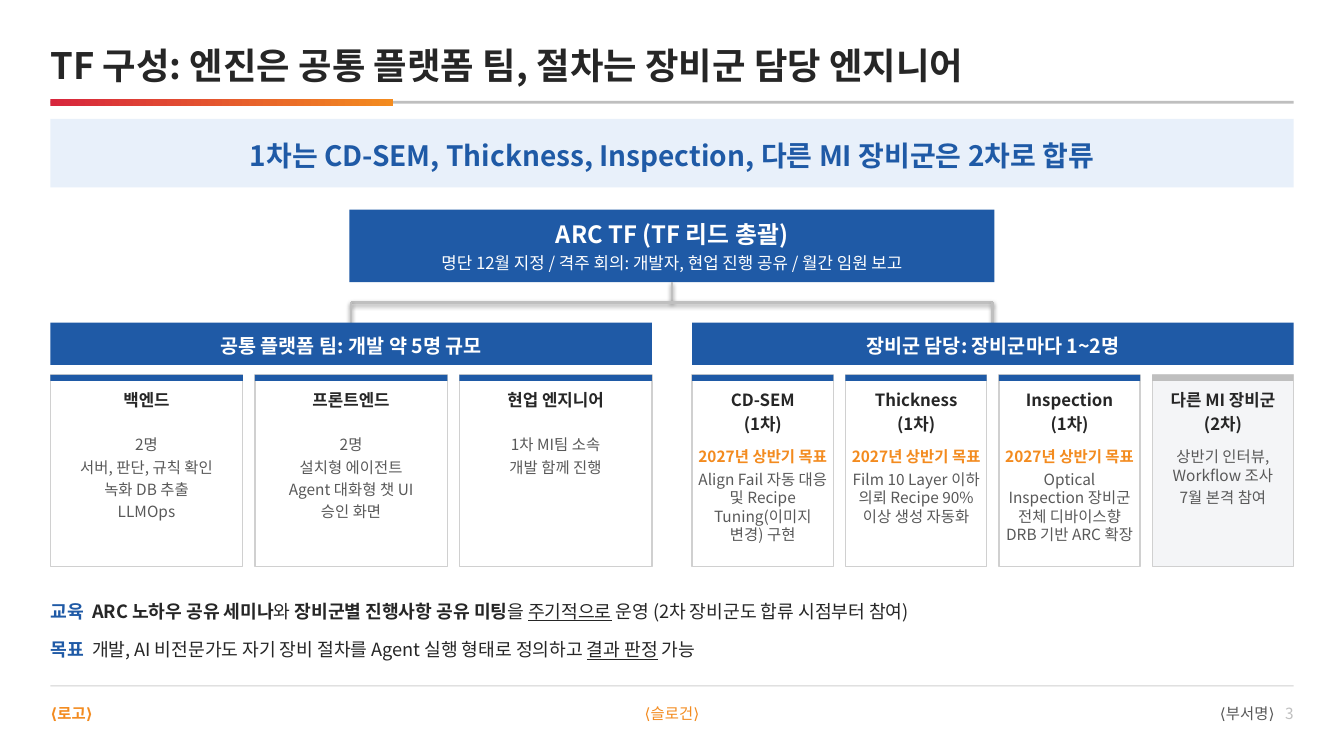
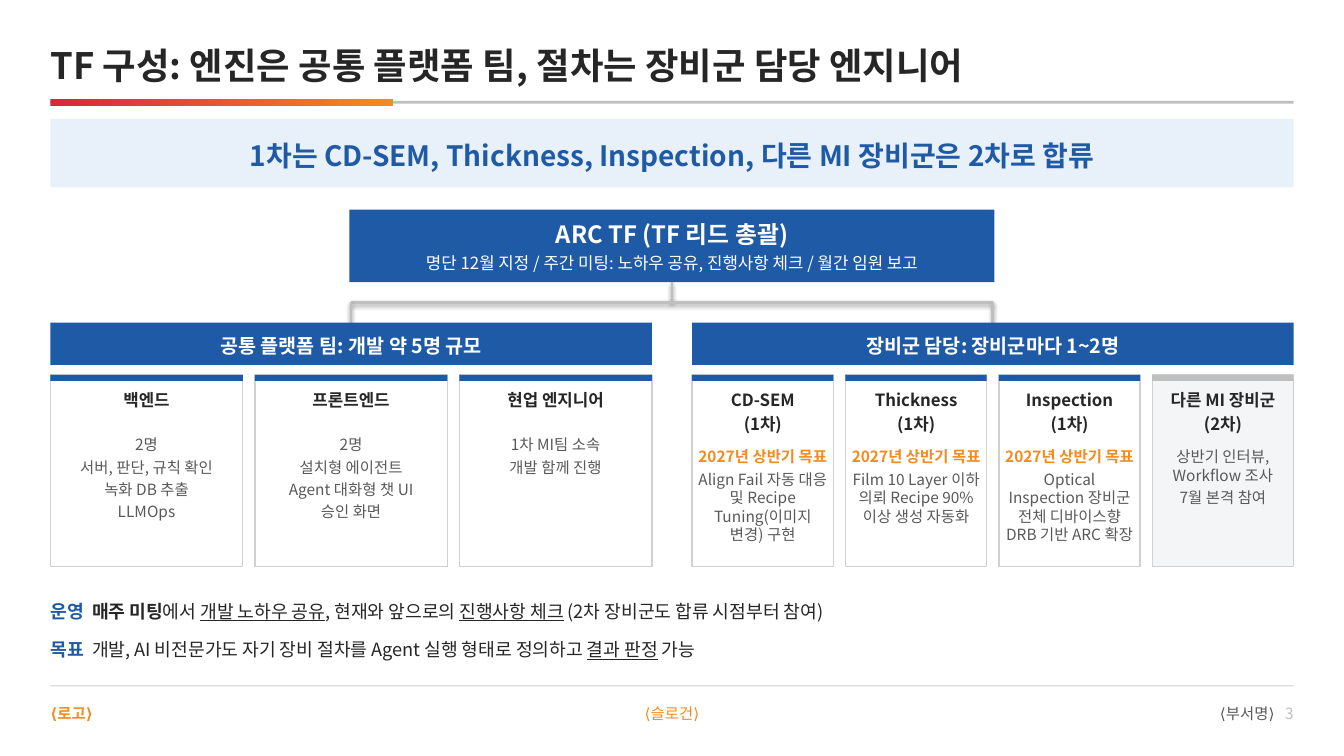
Before and after one commit to DarrenKoi/pm_notes, a slide deck: slide 3 of my-task/arc-tf/deliverables/arc-tf-proposal.pptx. Drawn at 1344x756 pixels with LibreOffice and Linux fonts; fonts in the diff are those of the drawing. Boxes give left, top, right and bottom in pixels: in the first picture for what was removed or moved away, otherwise in the second. Text is boxed around its words. In the diff, an @@ line names an element or a change of style, - is before the commit and + after.

```diff
--- a/my-task/arc-tf/deliverables/arc-tf-proposal.pptx
+++ b/my-task/arc-tf/deliverables/arc-tf-proposal.pptx
@@ text at [426,255,918,272]: text changed @@
-명단 12월 지정 / 격주 회의: 개발자, 현업 진행 공유 / 월간 임원 보고
+명단 12월 지정 / 주간 미팅: 노하우 공유, 진행사항 체크 / 월간 임원 보고
@@ text at [50,602,823,622]: text changed; bold off @@
-교육 ARC 노하우 공유 세미나와 장비군별 진행사항 공유 미팅을 주기적으로 운영 (2차 장비군도 합류 시점부터 참여)
+운영 매주 미팅에서 개발 노하우 공유, 현재와 앞으로의 진행사항 체크 (2차 장비군도 합류 시점부터 참여)
```
Also in this commit, not shown: 4 other slides changed, 18 other files.
